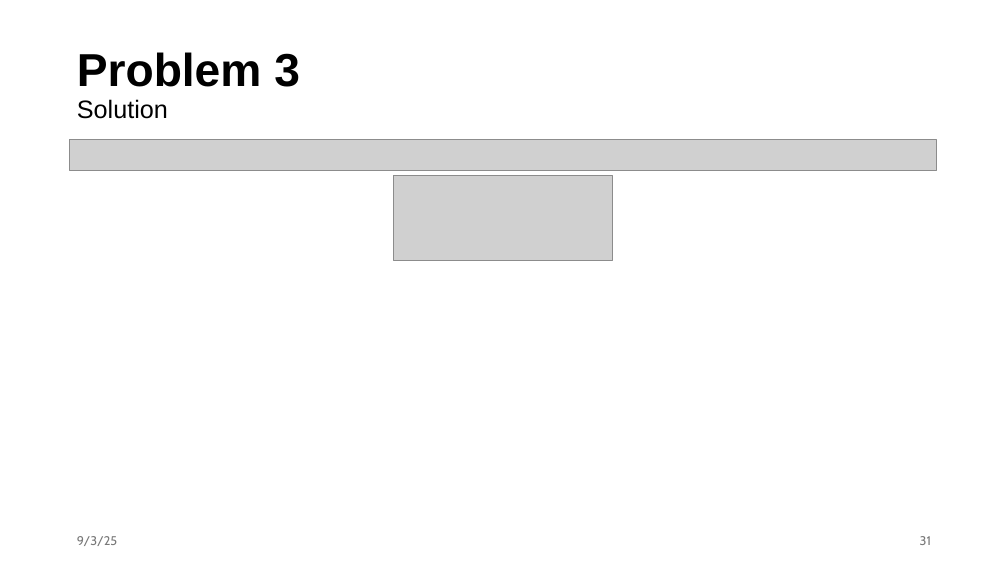
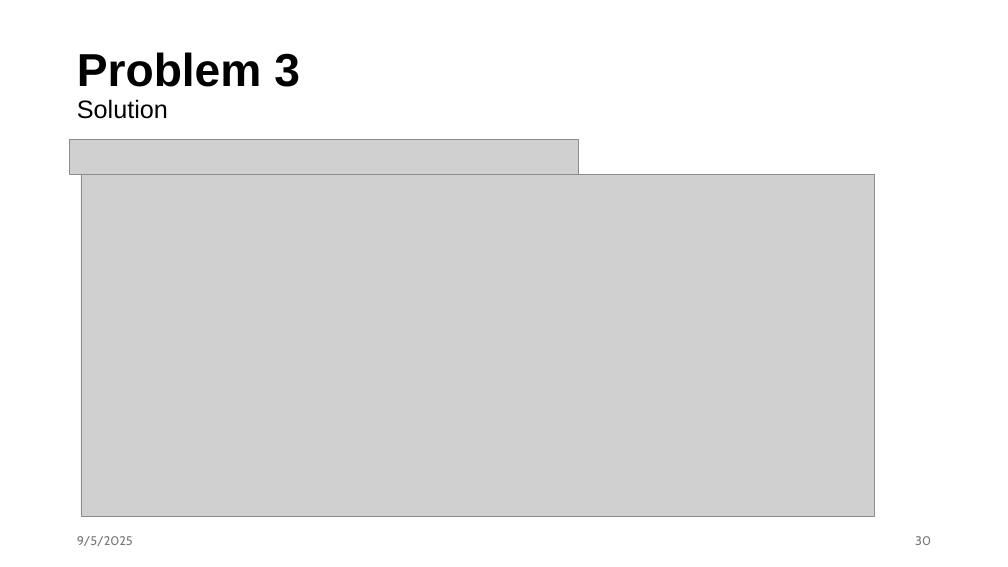
Before and after one commit to kenzhu2000/kenzhu2000.github.io, a slide deck: slide 30 of cse3302/t3.pptx (slide 31 before the commit). Drawn at 1008x567 pixels with LibreOffice and Linux fonts; fonts in the diff are those of the drawing; grey boxes stand for pictures. Boxes give left, top, right and bottom in pixels: in the first picture for what was removed or moved away, otherwise in the second. Text is boxed around its words. In the diff, an @@ line names an element or a change of style, - is before the commit and + after.

```diff
--- a/cse3302/t3.pptx
+++ b/cse3302/t3.pptx
@@ picture resized from (x1=70, y1=140, x2=937, y2=170) to (x1=70, y1=140, x2=578, y2=175) @@
@@ picture added at (x1=81, y1=175, x2=875, y2=516) @@
@@ picture removed at (x1=394, y1=175, x2=613, y2=260) @@
@@ text at (x1=77, y1=536, x2=133, y2=546): text changed @@
-9/3/25
+9/5/2025
@@ page number at (x1=915, y1=536, x2=931, y2=545): text changed @@
-31
+30
```
Also in this commit, not shown: 23 other slides changed, 1 slide removed, 1 other file.
